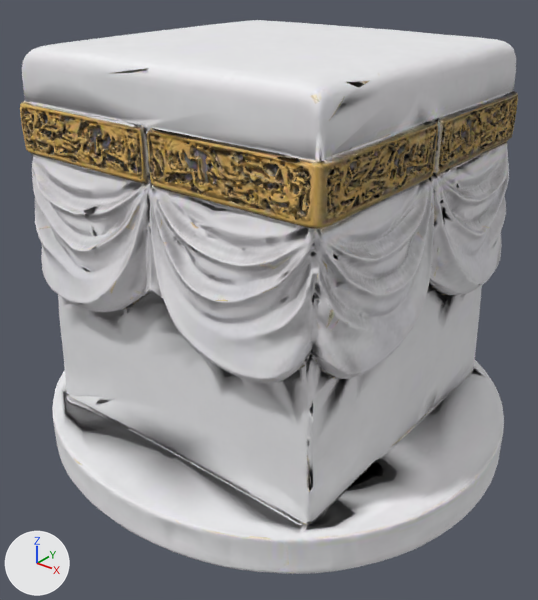
One commit to the glTF model public/models/mapbox/kaaba.glb: the scene before it, then after it.
Before and after are seen from a 50 mm lens placed at (1.69, -2.16, 1.1), pointed at (0.03, -0.09, -0.19). Arrows for +X, +Y and +Z are at lower left; the lights stay in place. The first picture is the older version. Where no turn or scale is listed for an object, it has been applied to the vertices.
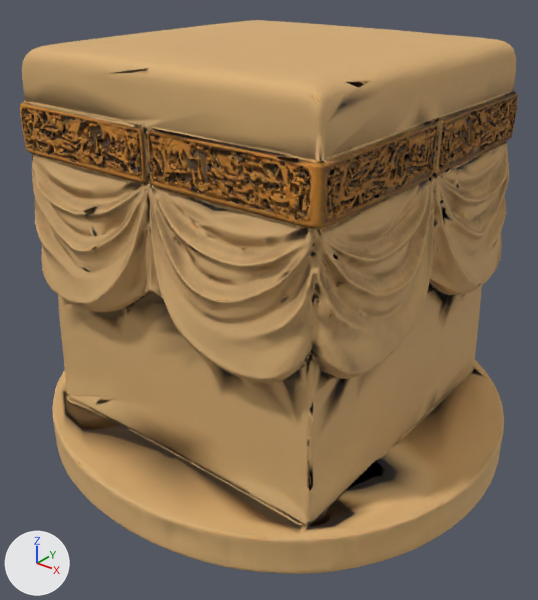
Boxes [x1, y1, x2, y2] around the edits, measured in the pictures (538 x 600 px):
```json
{"object": "Mesh_0", "change": "recoloured", "before": [20, 20, 518, 574], "after": [20, 20, 518, 574], "on screen": "grey to brown"}
```

Scene script edits in JSON lines:
```json
{"op": "add", "block": "mat_material_0", "code": "n5 = _N.new('ShaderNodeMix'); n5.name = 'Mix'"}
{"op": "add", "block": "mat_material_0", "code": "n5.data_type = 'RGBA'"}
{"op": "add", "block": "mat_material_0", "code": "n5.blend_type = 'MULTIPLY'"}
{"op": "add", "block": "mat_material_0", "code": "n5.inputs[0].default_value = 1.0  # 'Factor'"}
{"op": "add", "block": "mat_material_0", "code": "n5.inputs[7].default_value = (0.804, 0.498, 0.196, 1.0)  # 'B', beige #e8bb7a"}
{"block": "mat_material_0", "where": "n2 = _N.new('ShaderNodeTexImage'); n2.name = 'Image Texture'"}
{"block": "mat_material_0", "where": "n0 = _N.new('ShaderNodeBsdfPrincipled'); n0.name = 'Principled BSDF'"}
{"op": "remove", "block": "mat_material_0", "code": "_L.new(n2.outputs[0], n0.inputs[0])  # 'Color' to 'Base Color'"}
{"op": "add", "block": "mat_material_0", "code": "_L.new(n5.outputs[2], n0.inputs[0])  # 'Result' to 'Base Color'"}
{"op": "add", "block": "mat_material_0", "code": "_L.new(n2.outputs[0], n5.inputs[6])  # 'Color' to 'A'"}
```
